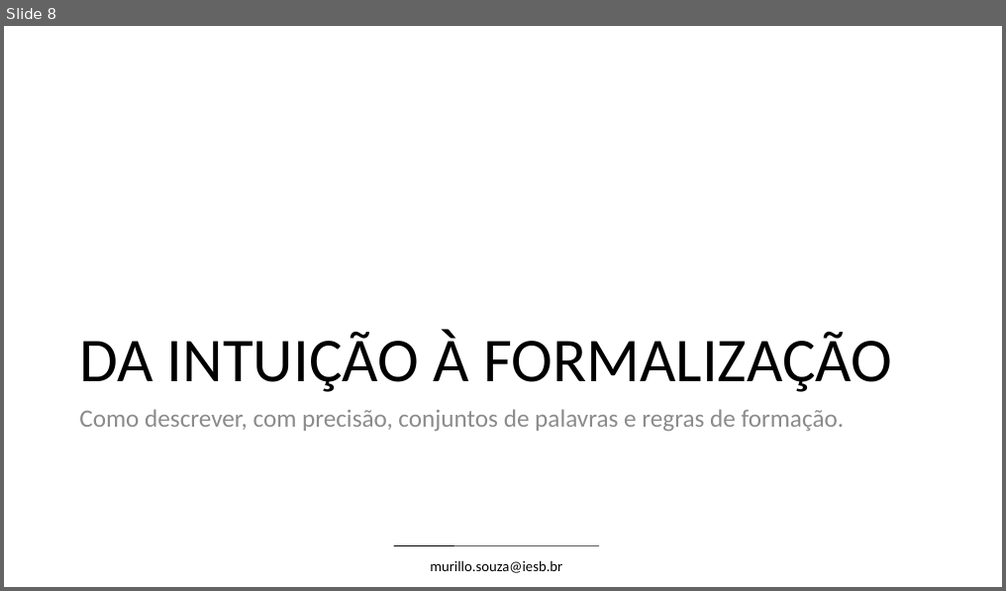
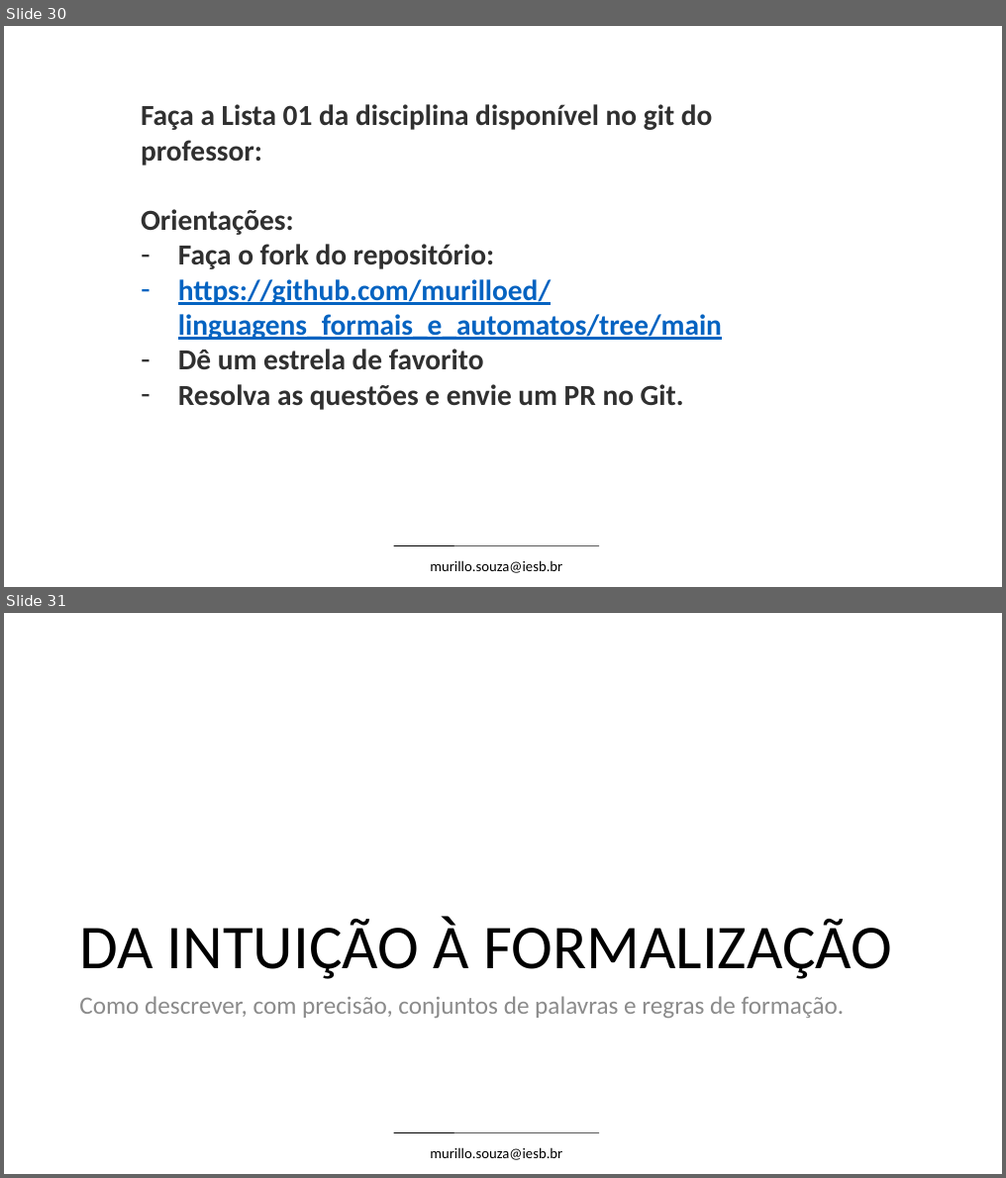
Before and after one commit to Thaynara3/linguagens_formais_e_automatos, a slide deck: conteudo/Unidade_1_Linguagens_Formais_e_Automatos.pptx. Shown one above the other, each under a label of ours: slide 8 before the commit, slides 30 and 31 after it. The pictures are 1006x591 and 1006x1178 pixels, drawn with LibreOffice and Linux fonts; fonts in the diff are those of the drawing; background and template pictures are left out. Boxes give left, top, right and bottom in pixels: in the first picture for what was removed or moved away, otherwise in the second. Text is boxed around its words. In the diff, an @@ line names an element or a change of style, - is before the commit and + after.

```diff
--- a/conteudo/Unidade_1_Linguagens_Formais_e_Automatos.pptx
+++ b/conteudo/Unidade_1_Linguagens_Formais_e_Automatos.pptx
@@ slide 30 added at (4,26,1002,587), background #FFFFFF; not listed: 2 template elements that a slide beside it also shows @@
@@ text added at (141,104,722,410), 28 pt, text #303030, bold @@
+Faça a Lista 01 da disciplina disponível no git do professor:
+Orientações:
+– Faça o fork do repositório:
+– https://github.com/murilloed/linguagens_formais_e_automatos/tree/main
+– Dê um estrela de favorito
+– Resolva as questões e envie um PR no Git.
@@ what was slide 8 is now slide 31 @@
```
Also in this commit, not shown: 22 other slides added.
